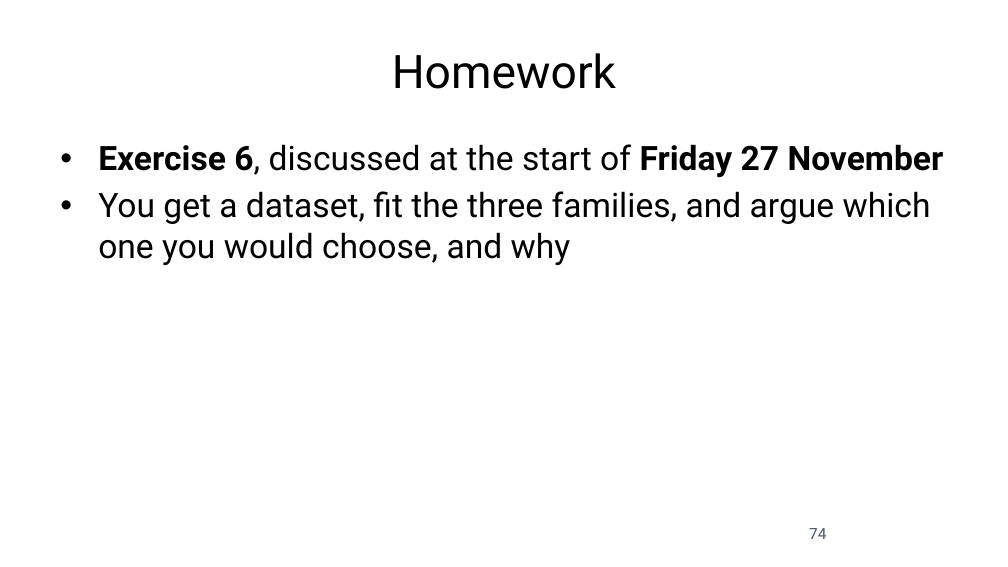
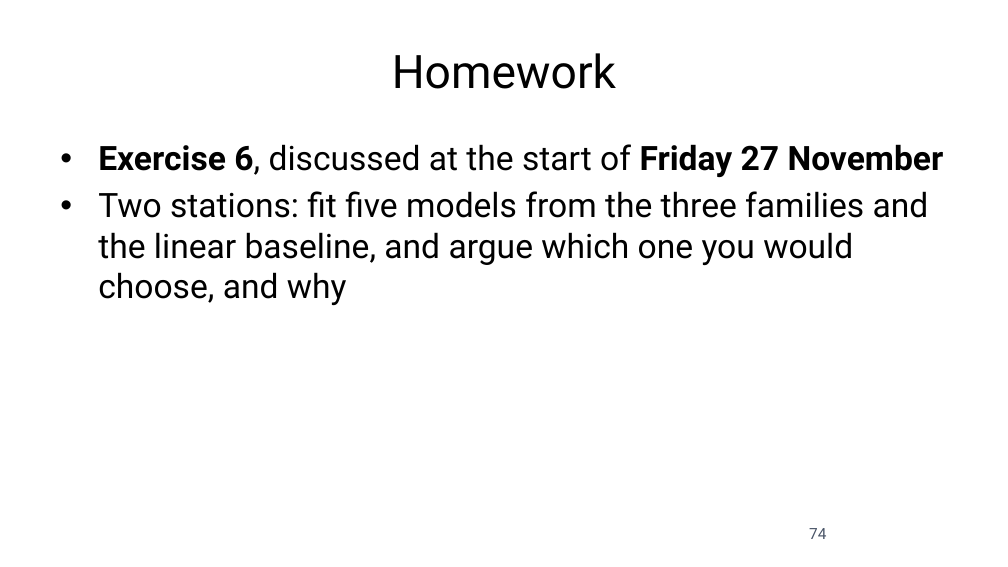
Before and after one commit to fabioantonini/technologies-for-artificial-intelligence, a slide deck: slide 74 of Lessons/06_knn_naive_bayes_svm/Slides/knn_naive_bayes_svm_slides.pptx. Drawn at 1008x567 pixels with LibreOffice and Linux fonts; fonts in the diff are those of the drawing; background and template pictures are left out. Boxes give left, top, right and bottom in pixels: in the first picture for what was removed or moved away, otherwise in the second. Text is boxed around its words. In the diff, an @@ line names an element or a change of style, - is before the commit and + after.

```diff
--- a/Lessons/06_knn_naive_bayes_svm/Slides/knn_naive_bayes_svm_slides.pptx
+++ b/Lessons/06_knn_naive_bayes_svm/Slides/knn_naive_bayes_svm_slides.pptx
@@ text at [98, 191, 929, 305]: text changed @@
-• You get a dataset, fit the three families, and argue which one you would choose, and why
+• Two stations: fit five models from the three families and the linear baseline, and argue which one you would choose, and why
```
Also in this commit, not shown: 6 other slides changed, 14 other files.
